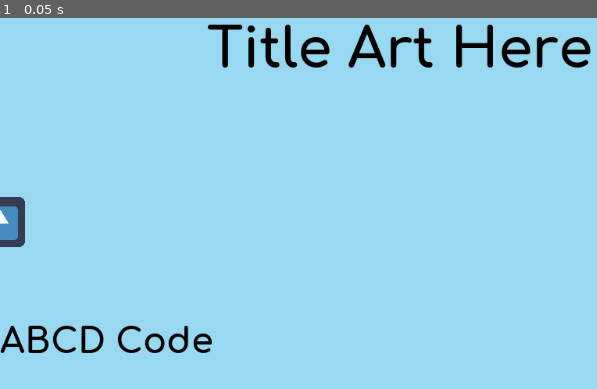
Above: before the commit, frame 1.
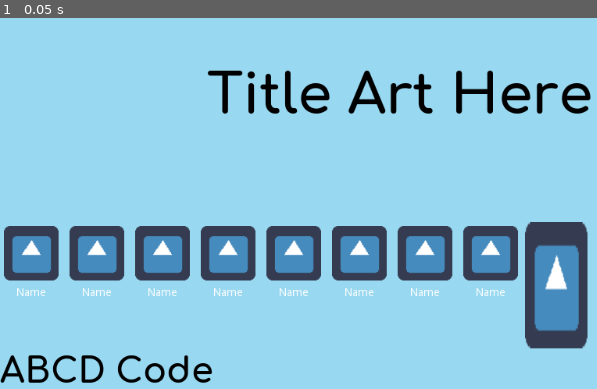
Above: after the commit, the same moment.

Repository: jmpoholarz/Memoji
Game: Godot game, scene res://LobbyDisplays/LobbyScreen.tscn
The game is run twice, just before and just after one commit, with the same random seed, the same clock (stepped at 60 frames per second) and the same inputs. The project has no main scene, so this scene is started directly. The engine's default icon, where the game draws it, is replaced by a stand-in: a white triangle on a blue panel in a dark square.
Inputs:
- Up to frame 1 (0.05 s): no input

The runs differ from the first frame. In frame 1, 22% of the frame differs, in the area x 0-99%, y 1-99%.

Commit message:
progress on lobby screen nodes

Diff:
--- /dev/null
+++ b/MemojiHost/LobbyDisplays/LobbyScreen.gd
@@ -0,0 +1,15 @@
+extends Node2D
+
+# class member variables go here, for example:
+# var a = 2
+# var b = "textvar"
+
+func _ready():
+	# Called when the node is added to the scene for the first time.
+	# Initialization here
+	pass
+
+#func _process(delta):
+#	# Called every frame. Delta is time since last frame.
+#	# Update game logic here.
+#	pass
--- a/MemojiHost/LobbyDisplays/LobbyScreen.tscn
+++ b/MemojiHost/LobbyDisplays/LobbyScreen.tscn
@@ -1,7 +1,9 @@
-[gd_scene load_steps=6 format=2]
-
-[ext_resource path="res://icon.png" type="Texture" id=1]
-[ext_resource path="res://Assets/font/Comfortaa-Bold.ttf" type="DynamicFontData" id=2]
+[gd_scene load_steps=8 format=2]
+
+[ext_resource path="res://LobbyDisplays/LobbyScreen.gd" type="Script" id=1]
+[ext_resource path="res://LobbyDisplays/P_Status.tscn" type="PackedScene" id=2]
+[ext_resource path="res://icon.png" type="Texture" id=3]
+[ext_resource path="res://Assets/font/Comfortaa-Bold.ttf" type="DynamicFontData" id=4]
 
 [sub_resource type="DynamicFontData" id=1]
 
@@ -21,10 +23,13 @@
 size = 45
 use_mipmaps = false
 use_filter = false
-font_data = ExtResource( 2 )
+font_data = ExtResource( 4 )
 _sections_unfolded = [ "Font", "Settings" ]
 
 [node name="LobbyScreen" type="Node2D" index="0"]
+
+script = ExtResource( 1 )
+_sections_unfolded = [ "Transform" ]
 
 [node name="BackgroundLayer" type="CanvasLayer" parent="." index="0"]
 
@@ -61,13 +66,14 @@
 
 [node name="CenterContainer" type="CenterContainer" parent="Foreground" index="0"]
 
+editor/display_folded = true
 anchor_left = 0.0
 anchor_top = 0.0
 anchor_right = 0.0
 anchor_bottom = 0.0
 margin_top = 30.0
 margin_right = 1024.0
-margin_bottom = 130.0
+margin_bottom = 247.0
 rect_pivot_offset = Vector2( 0, 0 )
 rect_clip_content = false
 mouse_filter = 0
@@ -84,9 +90,9 @@
 anchor_right = 0.0
 anchor_bottom = 0.0
 margin_left = 265.0
-margin_top = 10.0
+margin_top = 69.0
 margin_right = 758.0
-margin_bottom = 89.0
+margin_bottom = 148.0
 rect_pivot_offset = Vector2( 0, 0 )
 rect_clip_content = false
 mouse_filter = 2
@@ -101,9 +107,7 @@
 max_lines_visible = -1
 _sections_unfolded = [ "Mouse", "Rect", "custom_constants", "custom_fonts" ]
 
-[node name="StartButton" type="Node2D" parent="Foreground" index="1"]
-
-[node name="Content" type="VBoxContainer" parent="Foreground" index="2"]
+[node name="Content" type="VBoxContainer" parent="Foreground" index="1"]
 
 anchor_left = 0.0
 anchor_top = 0.0
@@ -111,7 +115,7 @@
 anchor_bottom = 0.0
 margin_top = 300.0
 margin_right = 1024.0
-margin_bottom = 424.0
+margin_bottom = 600.0
 rect_min_size = Vector2( 1024, 0 )
 rect_pivot_offset = Vector2( 0, 0 )
 rect_clip_content = false
@@ -120,31 +124,50 @@
 size_flags_horizontal = 1
 size_flags_vertical = 1
 alignment = 0
+_sections_unfolded = [ "Margin" ]
+
+[node name="TopLine" type="HBoxContainer" parent="Foreground/Content" index="0"]
+
+anchor_left = 0.0
+anchor_top = 0.0
+anchor_right = 0.0
+anchor_bottom = 0.0
+margin_right = 1024.0
+margin_bottom = 162.0
+rect_pivot_offset = Vector2( 0, 0 )
+rect_clip_content = false
+mouse_filter = 1
+mouse_default_cursor_shape = 0
+size_flags_horizontal = 1
+size_flags_vertical = 1
+alignment = 0
+
+[node name="Statuses" type="VBoxContainer" parent="Foreground/Content/TopLine" index="0"]
+
+anchor_left = 0.0
+anchor_top = 0.0
+anchor_right = 0.0
+anchor_bottom = 0.0
+margin_right = 668.0
+margin_bottom = 162.0
+rect_pivot_offset = Vector2( 0, 0 )
+rect_clip_content = false
+mouse_filter = 1
+mouse_default_cursor_shape = 0
+size_flags_horizontal = 1
+size_flags_vertical = 1
+alignment = 0
 _sections_unfolded = [ "Rect" ]
 
-[node name="TopLine" type="HBoxContainer" parent="Foreground/Content" index="0"]
-
-anchor_left = 0.0
-anchor_top = 0.0
-anchor_right = 0.0
-anchor_bottom = 0.0
-margin_right = 1024.0
-margin_bottom = 124.0
-rect_pivot_offset = Vector2( 0, 0 )
-rect_clip_content = false
-mouse_filter = 1
-mouse_default_cursor_shape = 0
-size_flags_horizontal = 1
-size_flags_vertical = 1
-alignment = 0
-
-[node name="Statuses" type="VBoxContainer" parent="Foreground/Content/TopLine" index="0"]
-
-anchor_left = 0.0
-anchor_top = 0.0
-anchor_right = 0.0
-anchor_bottom = 0.0
-margin_bottom = 124.0
+[node name="PlayerStatus" type="HBoxContainer" parent="Foreground/Content/TopLine/Statuses" index="0"]
+
+anchor_left = 0.0
+anchor_top = 0.0
+anchor_right = 0.0
+anchor_bottom = 0.0
+margin_right = 668.0
+margin_bottom = 98.0
+rect_min_size = Vector2( 0, 60 )
 rect_pivot_offset = Vector2( 0, 0 )
 rect_clip_content = false
 mouse_filter = 1
@@ -153,14 +176,56 @@
 size_flags_vertical = 1
 alignment = 0
 _sections_unfolded = [ "Rect" ]
-
-[node name="PlayerStatus" type="HBoxContainer" parent="Foreground/Content/TopLine/Statuses" index="0"]
-
-anchor_left = 0.0
-anchor_top = 0.0
-anchor_right = 0.0
-anchor_bottom = 0.0
-margin_bottom = 60.0
+__meta__ = {
+"_edit_group_": true
+}
+
+[node name="P1" parent="Foreground/Content/TopLine/Statuses/PlayerStatus" index="0" instance=ExtResource( 2 )]
+
+[node name="P2" parent="Foreground/Content/TopLine/Statuses/PlayerStatus" index="1" instance=ExtResource( 2 )]
+
+margin_left = 84.0
+margin_right = 164.0
+
+[node name="P3" parent="Foreground/Content/TopLine/Statuses/PlayerStatus" index="2" instance=ExtResource( 2 )]
+
+margin_left = 168.0
+margin_right = 248.0
+
+[node name="P4" parent="Foreground/Content/TopLine/Statuses/PlayerStatus" index="3" instance=ExtResource( 2 )]
+
+margin_left = 252.0
+margin_right = 332.0
+
+[node name="P5" parent="Foreground/Content/TopLine/Statuses/PlayerStatus" index="4" instance=ExtResource( 2 )]
+
+margin_left = 336.0
+margin_right = 416.0
+
+[node name="P6" parent="Foreground/Content/TopLine/Statuses/PlayerStatus" index="5" instance=ExtResource( 2 )]
+
+margin_left = 420.0
+margin_right = 500.0
+
+[node name="P7" parent="Foreground/Content/TopLine/Statuses/PlayerStatus" index="6" instance=ExtResource( 2 )]
+
+margin_left = 504.0
+margin_right = 584.0
+
+[node name="P8" parent="Foreground/Content/TopLine/Statuses/PlayerStatus" index="7" instance=ExtResource( 2 )]
+
+margin_left = 588.0
+margin_right = 668.0
+
+[node name="AudienceStatus" type="HBoxContainer" parent="Foreground/Content/TopLine/Statuses" index="1"]
+
+anchor_left = 0.0
+anchor_top = 0.0
+anchor_right = 0.0
+anchor_bottom = 0.0
+margin_top = 102.0
+margin_right = 668.0
+margin_bottom = 162.0
 rect_min_size = Vector2( 0, 60 )
 rect_pivot_offset = Vector2( 0, 0 )
 rect_clip_content = false
@@ -169,90 +234,42 @@
 size_flags_horizontal = 1
 size_flags_vertical = 1
 alignment = 0
-_sections_unfolded = [ "Rect" ]
-
-[node name="P1" type="VBoxContainer" parent="Foreground/Content/TopLine/Statuses/PlayerStatus" index="0"]
-
-anchor_left = 0.0
-anchor_top = 0.0
-anchor_right = 0.0
-anchor_bottom = 0.0
-margin_bottom = 60.0
-rect_pivot_offset = Vector2( 0, 0 )
-rect_clip_content = false
-mouse_filter = 1
-mouse_default_cursor_shape = 0
-size_flags_horizontal = 1
-size_flags_vertical = 1
-alignment = 0
-
-[node name="TextureRect" type="TextureRect" parent="Foreground/Content/TopLine/Statuses/PlayerStatus/P1" index="0"]
-
-anchor_left = 0.0
-anchor_top = 0.0
-anchor_right = 0.0
-anchor_bottom = 0.0
-margin_right = 40.0
-margin_bottom = 40.0
-rect_pivot_offset = Vector2( 0, 0 )
-rect_clip_content = false
-mouse_filter = 1
-mouse_default_cursor_shape = 0
-size_flags_horizontal = 1
-size_flags_vertical = 1
-stretch_mode = 0
-_sections_unfolded = [ "Rect" ]
-
-[node name="Avatar" type="Sprite" parent="Foreground/Content/TopLine/Statuses/PlayerStatus/P1/TextureRect" index="0"]
-
-texture = ExtResource( 1 )
-_sections_unfolded = [ "Offset", "Region" ]
-
-[node name="Name" type="Label" parent="Foreground/Content/TopLine/Statuses/PlayerStatus/P1" index="1"]
-
-anchor_left = 0.0
-anchor_top = 0.0
-anchor_right = 0.0
-anchor_bottom = 0.0
-margin_top = 4.0
-margin_bottom = 18.0
-rect_pivot_offset = Vector2( 0, 0 )
-rect_clip_content = false
-mouse_filter = 2
-mouse_default_cursor_shape = 0
-size_flags_horizontal = 1
-size_flags_vertical = 4
-percent_visible = 1.0
-lines_skipped = 0
-max_lines_visible = -1
-
-[node name="AudienceStatus" type="HBoxContainer" parent="Foreground/Content/TopLine/Statuses" index="1"]
-
-anchor_left = 0.0
-anchor_top = 0.0
-anchor_right = 0.0
-anchor_bottom = 0.0
-margin_top = 64.0
-margin_bottom = 124.0
-rect_min_size = Vector2( 0, 60 )
-rect_pivot_offset = Vector2( 0, 0 )
-rect_clip_content = false
-mouse_filter = 1
-mouse_default_cursor_shape = 0
-size_flags_horizontal = 1
-size_flags_vertical = 1
-alignment = 0
 _sections_unfolded = [ "Margin", "Rect" ]
 
+[node name="StartButton" type="TextureButton" parent="Foreground/Content/TopLine" index="1"]
+
+anchor_left = 0.0
+anchor_top = 0.0
+anchor_right = 0.0
+anchor_bottom = 0.0
+margin_left = 672.0
+margin_right = 752.0
+margin_bottom = 162.0
+rect_min_size = Vector2( 80, 80 )
+rect_pivot_offset = Vector2( 0, 0 )
+rect_clip_content = false
+focus_mode = 2
+mouse_filter = 0
+mouse_default_cursor_shape = 0
+size_flags_horizontal = 1
+size_flags_vertical = 1
+toggle_mode = false
+enabled_focus_mode = 2
+shortcut = null
+group = null
+texture_normal = ExtResource( 3 )
+expand = true
+_sections_unfolded = [ "Rect", "Textures" ]
+
 [node name="BottomLine" type="HBoxContainer" parent="Foreground/Content" index="1"]
 
 anchor_left = 0.0
 anchor_top = 0.0
 anchor_right = 0.0
 anchor_bottom = 0.0
-margin_top = 128.0
-margin_right = 1024.0
-margin_bottom = 179.0
+margin_top = 166.0
+margin_right = 1024.0
+margin_bottom = 217.0
 rect_pivot_offset = Vector2( 0, 0 )
 rect_clip_content = false
 mouse_filter = 1
@@ -282,3 +299,18 @@
 lines_skipped = 0
 max_lines_visible = -1
 _sections_unfolded = [ "Mouse", "Rect", "custom_constants", "custom_fonts" ]
+
+[node name="MarginContainer" type="MarginContainer" parent="Foreground" index="2"]
+
+anchor_left = 0.0
+anchor_top = 0.0
+anchor_right = 0.0
+anchor_bottom = 0.0
+margin_right = 8.0
+margin_bottom = 40.0
+rect_pivot_offset = Vector2( 0, 0 )
+rect_clip_content = false
+mouse_filter = 0
+mouse_default_cursor_shape = 0
+size_flags_horizontal = 1
+size_flags_vertical = 1
--- /dev/null
+++ b/MemojiHost/LobbyDisplays/P_Status.tscn
@@ -0,0 +1,99 @@
+[gd_scene load_steps=2 format=2]
+
+[ext_resource path="res://icon.png" type="Texture" id=1]
+
+[node name="Player" type="VBoxContainer" index="0"]
+
+anchor_left = 0.0
+anchor_top = 0.0
+anchor_right = 0.0
+anchor_bottom = 0.0
+margin_right = 80.0
+margin_bottom = 98.0
+rect_pivot_offset = Vector2( 0, 0 )
+rect_clip_content = false
+mouse_filter = 1
+mouse_default_cursor_shape = 0
+size_flags_horizontal = 1
+size_flags_vertical = 1
+alignment = 0
+_sections_unfolded = [ "Rect" ]
+
+[node name="Icon" type="CenterContainer" parent="." index="0"]
+
+anchor_left = 0.0
+anchor_top = 0.0
+anchor_right = 0.0
+anchor_bottom = 0.0
+margin_right = 80.0
+margin_bottom = 80.0
+rect_min_size = Vector2( 80, 80 )
+rect_pivot_offset = Vector2( 0, 0 )
+rect_clip_content = false
+mouse_filter = 0
+mouse_default_cursor_shape = 0
+size_flags_horizontal = 1
+size_flags_vertical = 1
+use_top_left = false
+_sections_unfolded = [ "Rect" ]
+
+[node name="IconFrame" type="ReferenceRect" parent="Icon" index="0"]
+
+anchor_left = 0.0
+anchor_top = 0.0
+anchor_right = 0.0
+anchor_bottom = 0.0
+margin_right = 80.0
+margin_bottom = 80.0
+rect_min_size = Vector2( 80, 80 )
+rect_pivot_offset = Vector2( 0, 0 )
+rect_clip_content = false
+mouse_filter = 0
+mouse_default_cursor_shape = 0
+size_flags_horizontal = 1
+size_flags_vertical = 1
+_sections_unfolded = [ "Rect" ]
+
+[node name="TextureRect" type="TextureRect" parent="Icon" index="1"]
+
+anchor_left = 0.0
+anchor_top = 0.0
+anchor_right = 0.0
+anchor_bottom = 0.0
+margin_left = 5.0
+margin_top = 5.0
+margin_right = 75.0
+margin_bottom = 75.0
+rect_min_size = Vector2( 70, 70 )
+rect_pivot_offset = Vector2( 0, 0 )
+rect_clip_content = false
+mouse_filter = 1
+mouse_default_cursor_shape = 0
+size_flags_horizontal = 1
+size_flags_vertical = 1
+texture = ExtResource( 1 )
+expand = true
+stretch_mode = 0
+_sections_unfolded = [ "Rect" ]
+
+[node name="Name" type="Label" parent="." index="1"]
+
+anchor_left = 0.0
+anchor_top = 0.0
+anchor_right = 0.0
+anchor_bottom = 0.0
+margin_top = 84.0
+margin_right = 80.0
+margin_bottom = 98.0
+rect_pivot_offset = Vector2( 0, 0 )
+rect_clip_content = false
+mouse_filter = 2
+mouse_default_cursor_shape = 0
+size_flags_horizontal = 1
+size_flags_vertical = 4
+text = "Name"
+align = 1
+percent_visible = 1.0
+lines_skipped = 0
+max_lines_visible = -1
+_sections_unfolded = [ "Anchor", "Rect" ]
